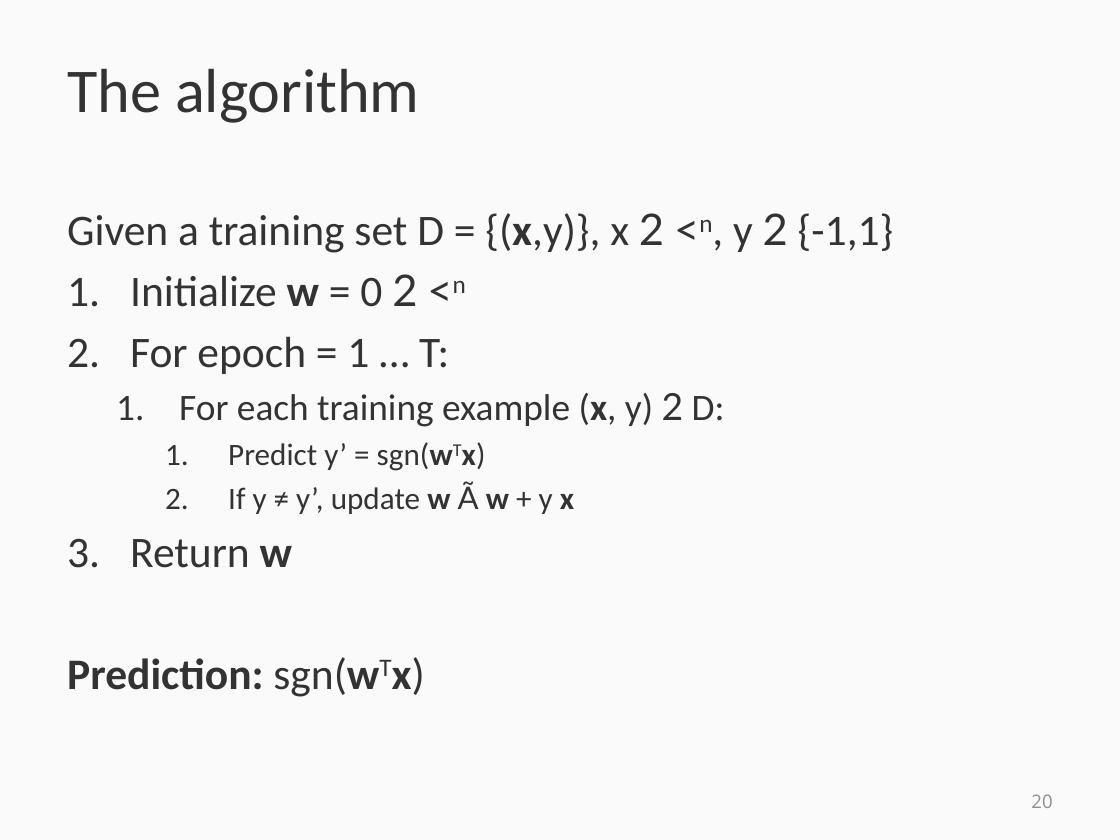
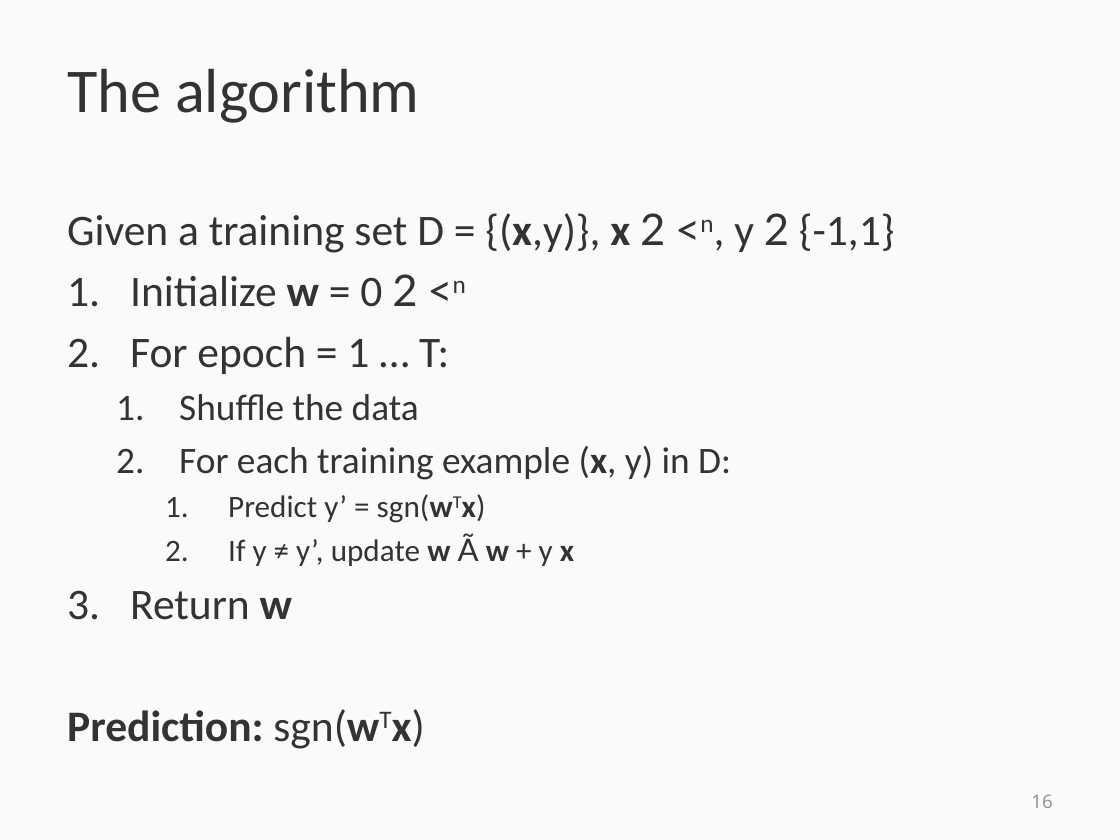
Before and after one commit to svivek/structured-prediction, a slide deck: slide 16 of slides/review/review.pptx (slide 20 before the commit). Drawn at 1120x840 pixels with LibreOffice and Linux fonts; fonts in the diff are those of the drawing. Boxes give left, top, right and bottom in pixels: in the first picture for what was removed or moved away, otherwise in the second. Text is boxed around its words. In the diff, an @@ line names an element or a change of style, - is before the commit and + after.

```diff
--- a/slides/review/review.pptx
+++ b/slides/review/review.pptx
@@ text at box(67, 213, 895, 253): bold on in "x" @@
@@ text at box(179, 394, 731, 480): text changed @@
-  1. For each training example (x, y) 2 D:
+  1. Shuffle the data
+  2. For each training example (x, y) in D:
@@ page number at box(1031, 794, 1052, 808): text changed @@
-20
+16
```
Also in this commit, not shown: 21 other slides changed, 14 slides added, 17 slides removed, 3 other files.
